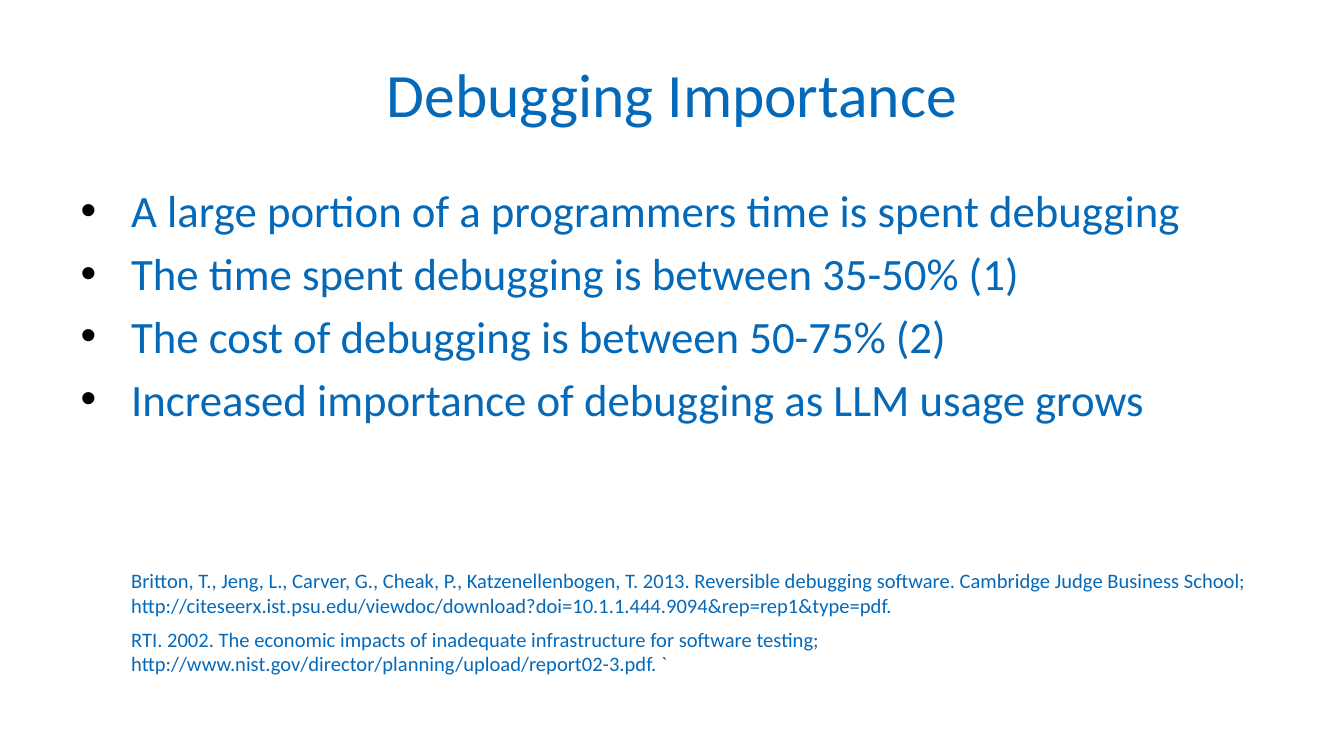
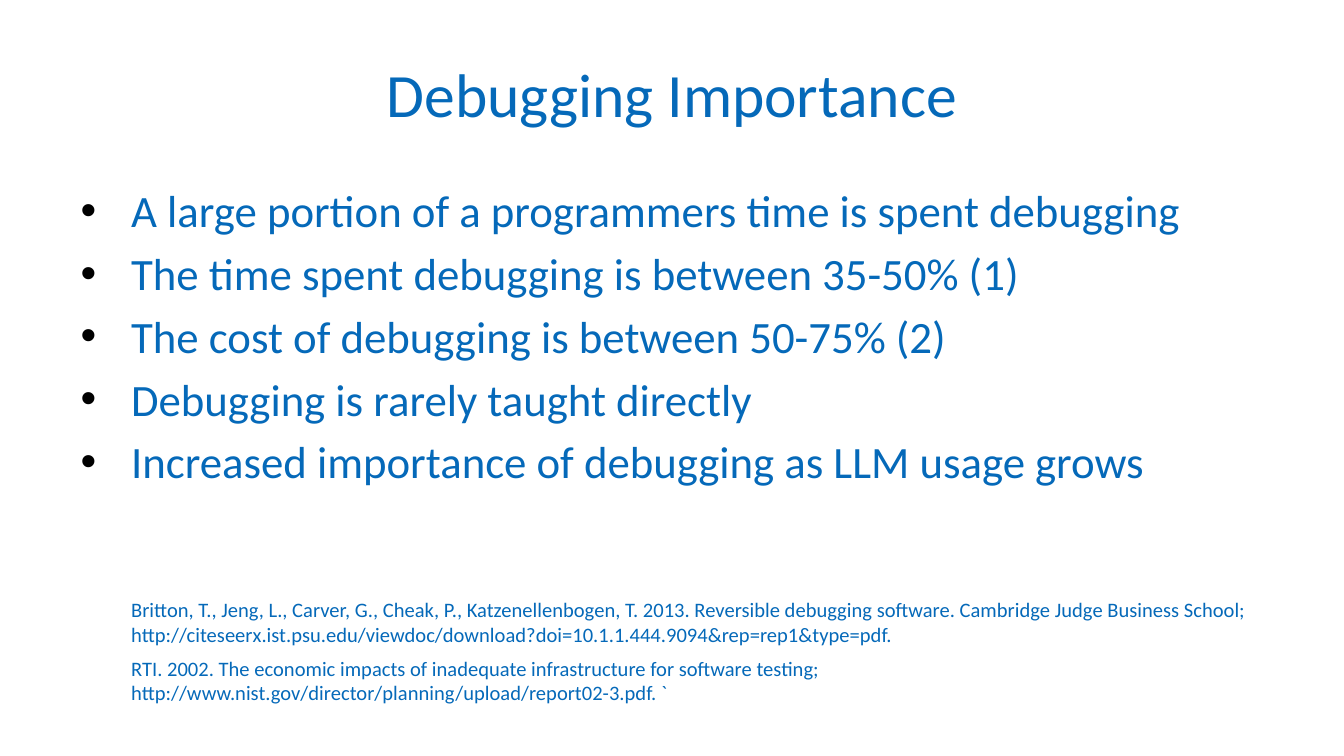
Before and after one commit to Patrick941/MAIProject, a slide deck: slide 4 of Presentation/presentation.odp. Drawn at 1344x756 pixels with LibreOffice and Linux fonts; fonts in the diff are those of the drawing; background and template pictures are left out. Boxes give left, top, right and bottom in pixels: in the first picture for what was removed or moved away, otherwise in the second. Text is boxed around its words. In the diff, an @@ line names an element or a change of style, - is before the commit and + after.

Commit message:
Finished presentation

```diff
--- a/Presentation/presentation.odp
+++ b/Presentation/presentation.odp
@@ text at (131,385,751,424): paragraph added @@
+• Debugging is rarely taught directly
```
